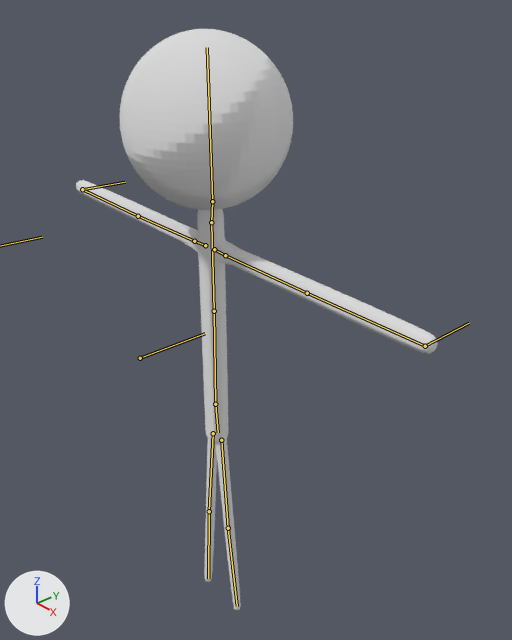
A saved change to the Blender file SticksNBones_Game/Assets/Renders/Classico.blend.
Before and after are seen from a 50 mm camera at (1.208, -0.912, 1.1) aimed at (0.022, 0.122, 0.28). The lights are fixed; the arrows at lower left show +X, +Y and +Z. The bones that bend it are drawn over the model as lines.
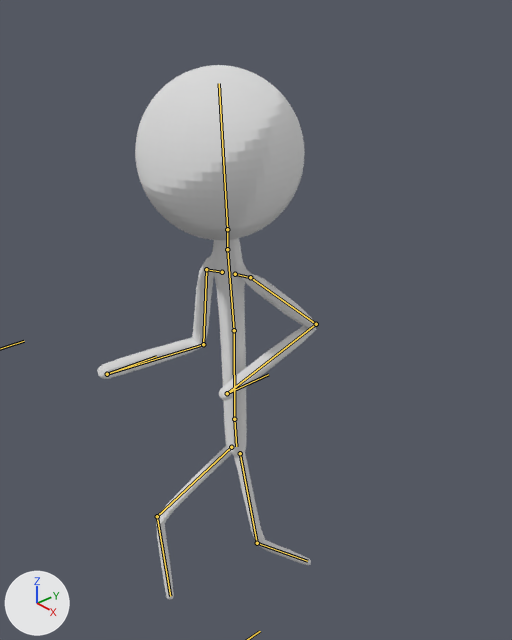
The newer file adds an action. The first version stands in its rest pose; the second is drawn at frame 41 of the action 'Pose1'.

Boxes [x1, y1, x2, y2] around the edits, measured in the pictures (512 x 640 px):
'Cylinder.001', posed (40% narrower, 8% shorter): before [76, 29, 437, 610]; after [98, 65, 316, 600]
bone 'stomach', root to tip: before (215, 404) to (214, 311); after (234, 419) to (234, 330)
bone 'chest', root to tip: before (214, 311) to (211, 222); after (234, 330) to (227, 249)
bone 'head', root to tip: before (212, 201) to (207, 47); after (227, 229) to (219, 83)
bone 'armik.l', root to tip: before (425, 346) to (469, 323); after (227, 393) to (268, 374)
bone 'armik.r', root to tip: before (82, 189) to (125, 182); after (107, 374) to (156, 356)

The change in detail:
Bone 'base' (bone_base) moves from (0.0, 0.0, 0.0) to (0.03, -0.25, 0.29).
Bone 'stomach' (bone_stomach) turns from (0, 0, 0) to (0, 24, 0) degrees about its own x, y and z.
Bone 'chest' (bone_chest) turns from (0, 0, 0) to (6, 1, 0) degrees about its own x, y and z.
Bone 'head' (bone_head) turns from (0, 0, 0) to (-4, -23, 2) degrees about its own x, y and z.
Bone 'ikleg.l' (bone_ikleg_l) moves from (0.0, 0.0, 0.0) to (-0.12, 1.09, -0.31).
Bone 'knee.l' (bone_knee_l) moves from (0.0, 0.0, 0.0) to (0.09, -0.15, 0.01).
Bone 'ikleg.r' (bone_ikleg_r) moves from (0.0, 0.0, 0.0) to (-0.01, -0.62, -0.01).
Bone 'knee.r' (bone_knee_r) moves from (0.0, 0.0, 0.0) to (0.5, 0.05, 0.03).
Bone 'armik.l' (bone_armik_l) moves from (0.0, 0.0, 0.0) to (0.91, -0.01, 2.54).
Bone 'elbowik.l' (bone_elbowik_l) moves from (0.0, 0.0, 0.0) to (0.95, 0.01, 0.65).
Bone 'armik.r' (bone_armik_r) moves from (0.0, 0.0, 0.0) to (-1.02, -0.99, 2.29).
Bone 'elbowik.r' (bone_elbowik_r) moves from (0.0, 0.0, 0.0) to (-1.95, 0.18, 1.15).
